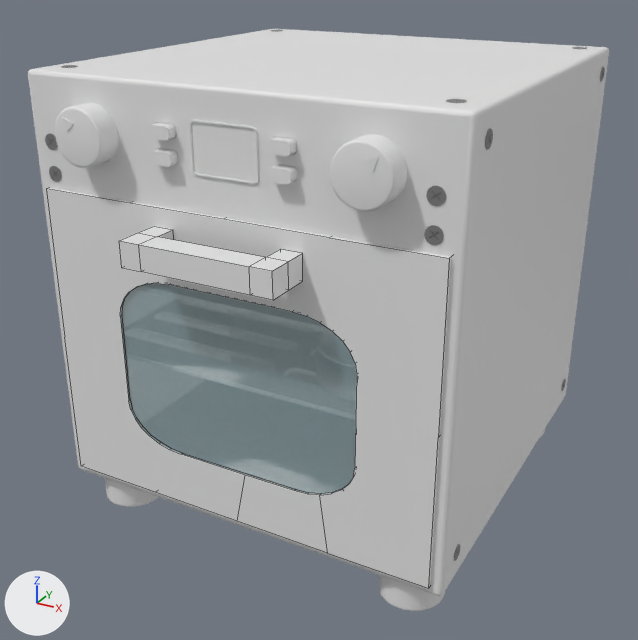
What one commit did to the FBX model Assets/Art/Models/Cafe/oven.fbx.
Both versions are drawn from a 50 mm lens placed at (1.67, -3.25, 2.19), pointed at (-0.01, -0.18, 0.65). The lights are fixed; the arrows at lower left show +X, +Y and +Z. Mesh edges are drawn as thin lines on the coarser meshes. Where no turn or scale is listed for an object, it has been applied to the vertices.

Names of what the first picture shows: 'OvenDial', 'buttons', 'handle', 'menu?', 'oven', 'ovenlid'.
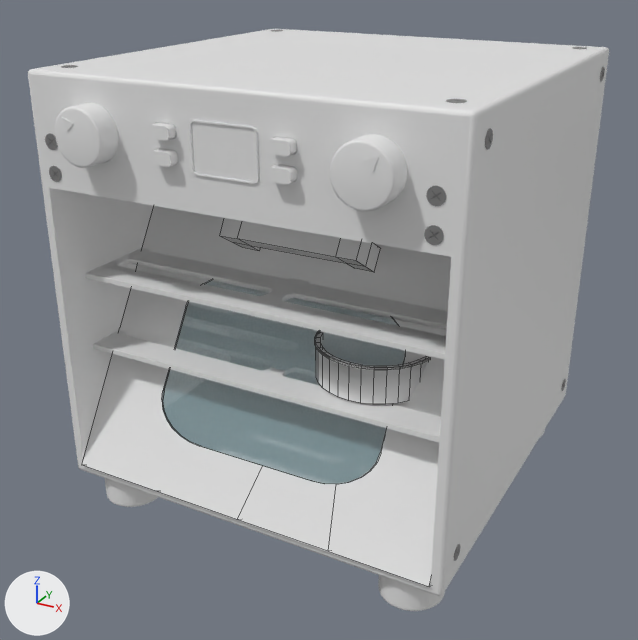
Edits to the bpy script that builds the scene:
```text
Change ob_handle:
    ob_handle.location: (0.001, -1.011, 1.176) -> (0.001, -0.406, 1.089)
    ob_handle.rotation_euler: (0.0, 0.0, 0.0) -> (-0.547, 0.0, 0.0)  # degrees (0, 0, 0) -> degrees (-31, 0, 0)
Change ob_ovenlid:
    ob_ovenlid.location: (0.0, 0.418, 0.872) -> (0.0, 0.657, 0.087)
    ob_ovenlid.rotation_euler: (0.0, 0.0, 0.0) -> (-0.547, 0.0, 0.0)  # degrees (0, 0, 0) -> degrees (-31, 0, 0)
```

Changed parts and their boxes [x1, y1, x2, y2] in the pictures (638 x 640 px):
'ovenlid', moved, turned
    before: [46, 188, 451, 588]
    after: [82, 206, 451, 587]
'handle', moved, turned
    before: [119, 226, 303, 300]
    after: [220, 218, 380, 272]
'tin', unchanged, uncovered by the edit
    after: [315, 331, 431, 404]
